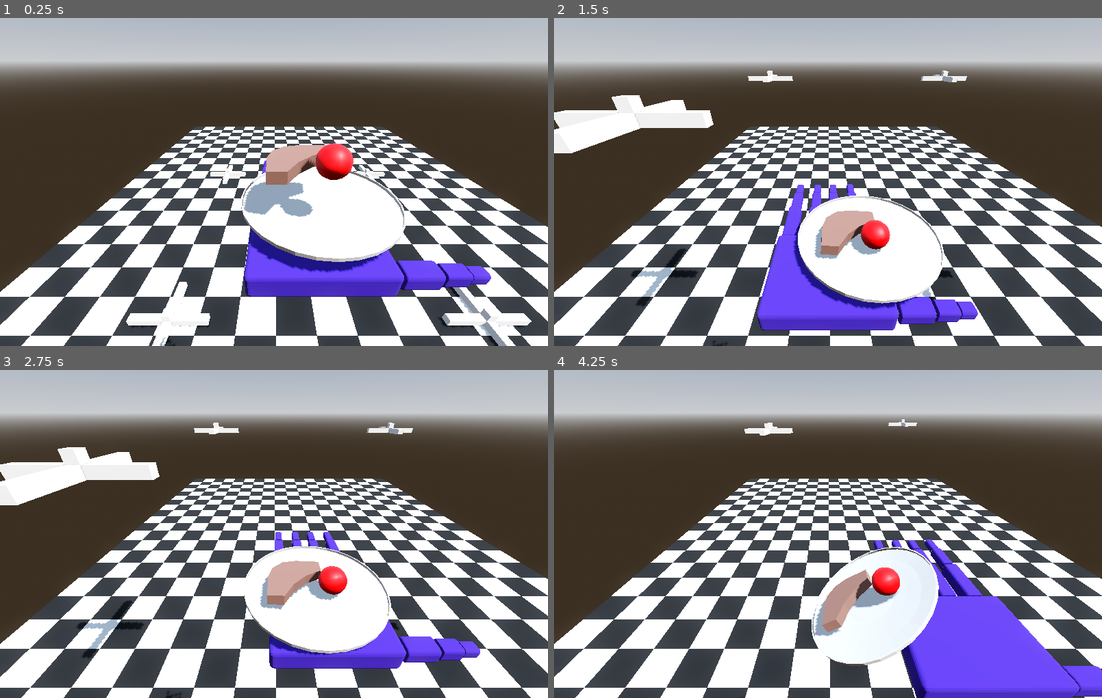
Above: before the commit, frames 1-4 (two rows, left to right).
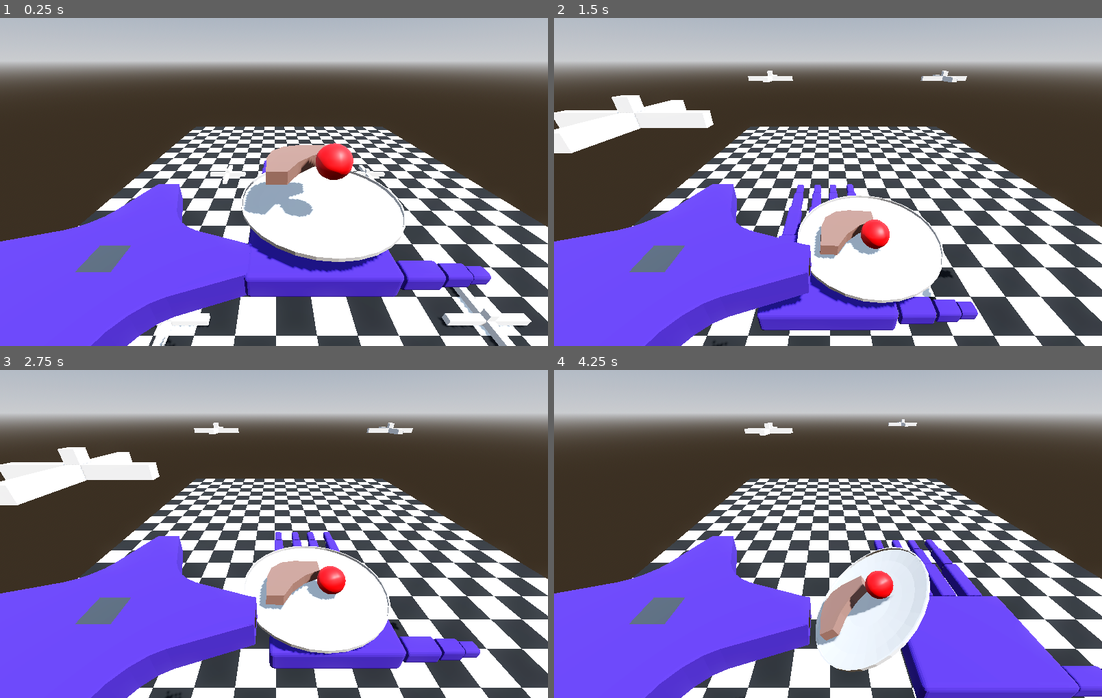
Above: after the commit, the same moments.

Repository: Odoxical/Please-Wait
Game: Godot game, scene res://scenes/Main.tscn
The game is run twice, just before and just after one commit, with the same random seed, the same clock (stepped at 60 frames per second) and the same inputs.
Inputs (mouse positions are in pixels of both pictures, inside the frame that each line leads up to):
- Up to frame 1 (0.25 s): no input
- Up to frame 2 (1.5 s): move the mouse to (855, 182) at 0.52 s; hold Mouse wheel down (Scroll_Down) 0.53-1.28 s; hold W (move_forward) from 0.53 s (still down); move the mouse to (800, 182) at 1.27 s; tap Mouse wheel up (Scroll_Up) at 1.35 s
- Up to frame 3 (2.75 s): keep holding W (move_forward); move the mouse to (284, 527) at 2.02 s; tap Ctrl (panic) at 2.1 s
- Up to frame 4 (4.25 s): keep holding W (move_forward); move the mouse to (822, 540) at 2.77 s; tap I (select_foot_1) at 2.85 s; move the mouse to (866, 537) at 3.52 s; tap J (select_foot_2) at 3.6 s

The runs differ from the first frame. In frame 1, 15% of the frame differs, in the area x 0-46%, y 50-100%; in frame 2, 15%; in frame 3, 16%; in frame 4, 17%, in the area x 0-71%, y 50-100%.

Commit message:
Understanding Gained

Diff:
--- a/resources/foot_config.tres
+++ b/resources/foot_config.tres
@@ -5,6 +5,6 @@
 [resource]
 script = ExtResource("1")
 move_speed = 24.0
-lift_height = 0.2
+lift_height = 0.0
 max_reach = 0.35
 step_duration = 1.0
--- a/scenes/Main.tscn
+++ b/scenes/Main.tscn
@@ -1,10 +1,11 @@
 [gd_scene format=3 uid="uid://diekpt4ps6pil"]
 
-[ext_resource type="PackedScene" uid="uid://dxv3muv7ryvob" path="res://foot.tscn" id="1_cm0pq"]
-[ext_resource type="PackedScene" uid="uid://byxe68xmad5i" path="res://Hand.tscn" id="1_uu6xs"]
-[ext_resource type="PackedScene" uid="uid://b0maeasvi2wsc" path="res://Foods.tscn" id="2_r0du0"]
-[ext_resource type="Script" uid="uid://b6nbi865n47ti" path="res://lose_condition.gd" id="2_uu6xs"]
-[ext_resource type="PackedScene" uid="uid://x4gwoaw0iv4p" path="res://Floor.glb" id="5_fos0i"]
+[ext_resource type="PackedScene" uid="uid://dxv3muv7ryvob" path="res://scenes/foot.tscn" id="1_cm0pq"]
+[ext_resource type="PackedScene" uid="uid://byxe68xmad5i" path="res://scenes/Hand.tscn" id="1_uu6xs"]
+[ext_resource type="PackedScene" uid="uid://b0maeasvi2wsc" path="res://scenes/Foods.tscn" id="2_r0du0"]
+[ext_resource type="Script" uid="uid://b6nbi865n47ti" path="res://scripts/lose_condition.gd" id="2_uu6xs"]
+[ext_resource type="PackedScene" uid="uid://bof05yv81ttwj" path="res://Models/Body.glb" id="4_c01mt"]
+[ext_resource type="PackedScene" uid="uid://x4gwoaw0iv4p" path="res://Models/Floor.glb" id="5_fos0i"]
 
 [sub_resource type="ProceduralSkyMaterial" id="ProceduralSkyMaterial_glv2v"]
 sky_horizon_color = Color(0.66224277, 0.6717428, 0.6867428, 1)
@@ -34,23 +35,6 @@
 transform = Transform3D(-0.8660254, -0.43301278, 0.25, 0, 0.49999997, 0.86602545, -0.50000006, 0.75, -0.43301266, 0, 0, 0)
 shadow_enabled = true
 
-[node name="Robody" type="Node3D" parent="." unique_id=719538865]
-
-[node name="Foot 1" parent="Robody" unique_id=1809652481 instance=ExtResource("1_cm0pq")]
-transform = Transform3D(1, 0, 0, 0, 1, 0, 0, 0, 1, -24, -50, 28)
-
-[node name="Foot 2" parent="Robody" unique_id=1344933848 instance=ExtResource("1_cm0pq")]
-transform = Transform3D(1, 0, 0, 0, 1, 0, 0, 0, 1, -104, -50, -52)
-
-[node name="Foot 3" parent="Robody" unique_id=1703887064 instance=ExtResource("1_cm0pq")]
-transform = Transform3D(1, 0, 0, 0, 1, 0, 0, 0, 1, -104, -50, 28)
-
-[node name="Foot 4" parent="Robody" unique_id=1353529297 instance=ExtResource("1_cm0pq")]
-transform = Transform3D(1, 0, 0, 0, 1, 0, 0, 0, 1, -24, -50, -52)
-
-[node name="Hand" parent="Robody" unique_id=1401876891 instance=ExtResource("1_uu6xs")]
-transform = Transform3D(1, 0, 0, 0, 1, 0, 0, 0, 1, 2.621234, 0, 0.24983025)
-
 [node name="Camera3D" type="Camera3D" parent="." unique_id=1254246641]
 transform = Transform3D(-4.3711392e-08, -0.49278814, 0.8701494, -1.7763565e-15, 0.8701493, 0.4927882, -1, 2.1540453e-08, -3.803544e-08, 5.9766593, 5.0001774, 1.4939303)
 
@@ -74,4 +58,22 @@
 transform = Transform3D(1, 0, 0, 0, 1, 0, 0, 0, 1, 95.00001, 0, -80)
 shape = SubResource("BoxShape3D_fos0i")
 
+[node name="Robody" parent="." unique_id=1250707232 instance=ExtResource("4_c01mt")]
+transform = Transform3D(1, 0, 0, 0, 1, 0, 0, 0, 1, 2, 0, 6)
+
+[node name="Foot 1" parent="Robody" unique_id=1809652481 instance=ExtResource("1_cm0pq")]
+transform = Transform3D(1, 0, 0, 0, 1, 0, 0, 0, 1, -26, -50, 22)
+
+[node name="Foot 2" parent="Robody" unique_id=1344933848 instance=ExtResource("1_cm0pq")]
+transform = Transform3D(1, 0, 0, 0, 1, 0, 0, 0, 1, -106, -50, -58)
+
+[node name="Foot 3" parent="Robody" unique_id=1703887064 instance=ExtResource("1_cm0pq")]
+transform = Transform3D(1, 0, 0, 0, 1, 0, 0, 0, 1, -106, -50, 22)
+
+[node name="Foot 4" parent="Robody" unique_id=1353529297 instance=ExtResource("1_cm0pq")]
+transform = Transform3D(1, 0, 0, 0, 1, 0, 0, 0, 1, -26, -50, -58)
+
+[node name="Hand" parent="Robody" unique_id=1401876891 instance=ExtResource("1_uu6xs")]
+transform = Transform3D(1, 0, 0, 0, 1, 0, 0, 0, 1, 0.62123394, 0, -5.7501698)
+
 [connection signal="area_entered" from="Lose Condition" to="Lose Condition" method="_on_area_entered"]
--- a/scripts/foot_controller.gd
+++ b/scripts/foot_controller.gd
@@ -34,7 +34,7 @@
 
 func _ready() -> void:
 	for ik in _ik_nodes:
-		ik.start()
+		ik.start() #
 	for foot in feet:
 		foot.body_ref = body
 		foot.foot_placed.connect(_on_foot_placed)
--- a/scripts/foot_target.gd
+++ b/scripts/foot_target.gd
@@ -4,12 +4,11 @@
 signal foot_placed(foot: FootTarget)
 
 @export var config: FootConfig
-@export var rest_offset: Vector3
-@export var foot_id: int
-
-var is_selected: bool = false
-var is_moving: bool = false
-var body_ref: Node3D
+@export var rest_offset: Vector3 #Where the foot starts at. Changeable in inspector.
+@export var foot_id: int #Tells what foot it is. Changeable in inspector.
+var is_selected = false
+var is_moving = false
+var body_ref: Node3D #Gets the body. I have no idea why this is used and not something resolved around hierarchy.
 
 var _tween: Tween
 
@@ -24,24 +23,25 @@
 func step_to_position(world_pos: Vector3) -> void:
 	if is_moving:
 		return
-	_step_to(world_pos)
+	_step_to(world_pos) #Why is this world_pos and not target_pos? and what is world_pos anyway?
 
 
-func _step_to(destination: Vector3) -> void:
+func _step_to(destination) -> void:
 	is_moving = true
-	var start: Vector3 = global_position
-	var peak: Vector3 = (start + destination) / 2.0 + Vector3.UP * config.lift_height
+	var start = global_position #Gets the position the step starts at.
+	var peak = (start + destination) / 2.0 #+ Vector3.UP * config.lift_height #The previous is code made from the ai misunderstanding us, and thinking that I wanted it to take a step every few seconds.
+	#Yould think that changing (start+destination)/2.0 to (start+destination)/3.0 would decrease the amount it moves. It doesn't.
 
-	if _tween:
-		_tween.kill()
-	_tween = create_tween().set_trans(Tween.TRANS_SINE).set_ease(Tween.EASE_IN_OUT)
+	if _tween: #attempting to read this block is like trying to read the carvings of a clay tablet while underwater.
+		_tween.kill() #If block is triggered while tween is still happening, stop the tween.
+	_tween = create_tween().set_trans(Tween.TRANS_SINE).set_ease(Tween.EASE_IN_OUT) # Problem point 1
 
-	_tween.tween_method(_set_pos_arc.bind(start, peak), 0.0, 1.0, config.step_duration / 2.0)
-	_tween.tween_method(_set_pos_arc.bind(peak, destination), 0.0, 1.0, config.step_duration / 2.0)
+	_tween.tween_method(_set_pos_arc.bind(start, peak), 0.0, 1.0, config.step_duration / 2.0) #Possible Problem point 2
+	_tween.tween_method(_set_pos_arc.bind(peak, destination), 0.0, 1.0, config.step_duration / 2.0) #Possible Problem point 3
 	_tween.tween_callback(_on_step_complete)
 
 
-func _set_pos_arc(t: float, from: Vector3, to: Vector3) -> void:
+func _set_pos_arc(t: float, from: Vector3, to: Vector3) -> void: #I have no idea what this does
 	global_position = from.lerp(to, t)
 
 
Binary file changed: Models/Body.glb
